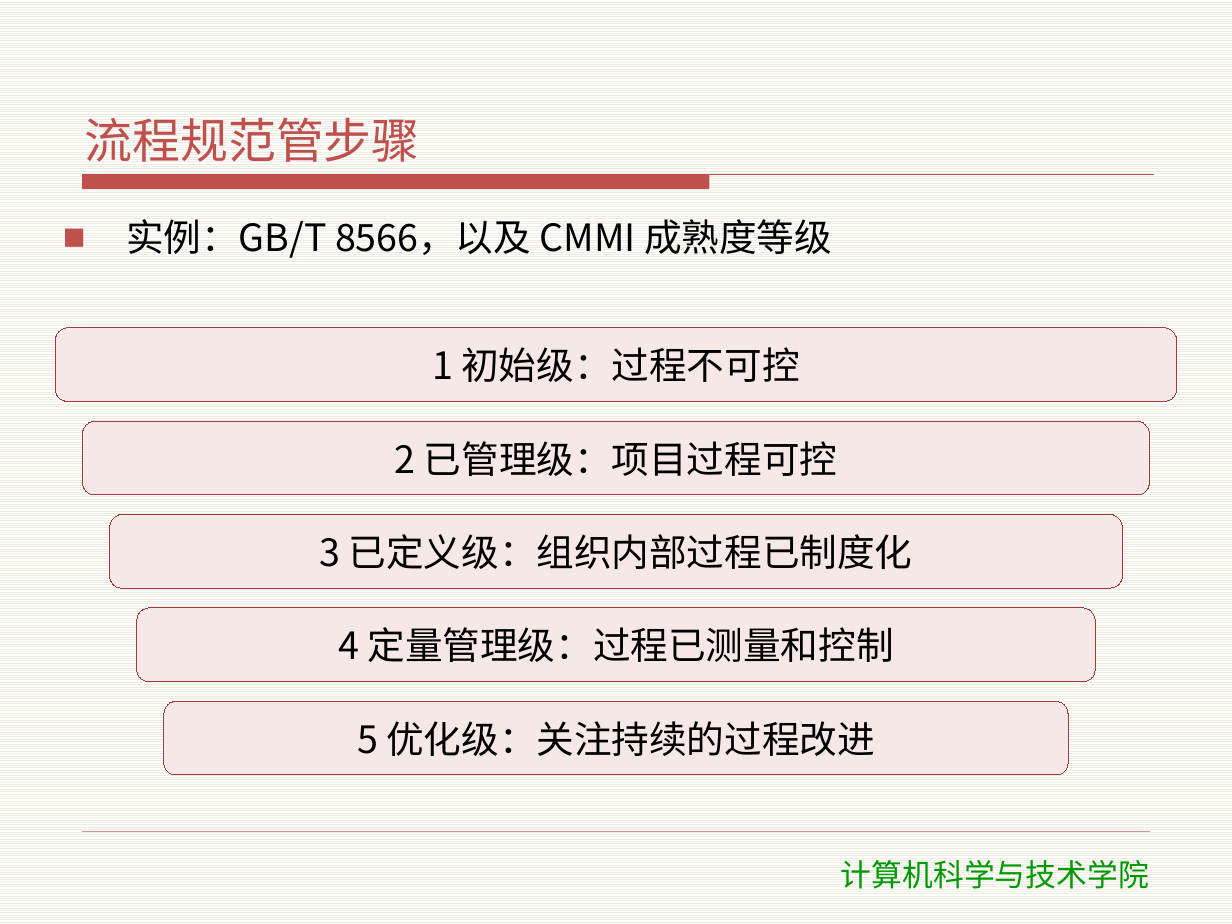
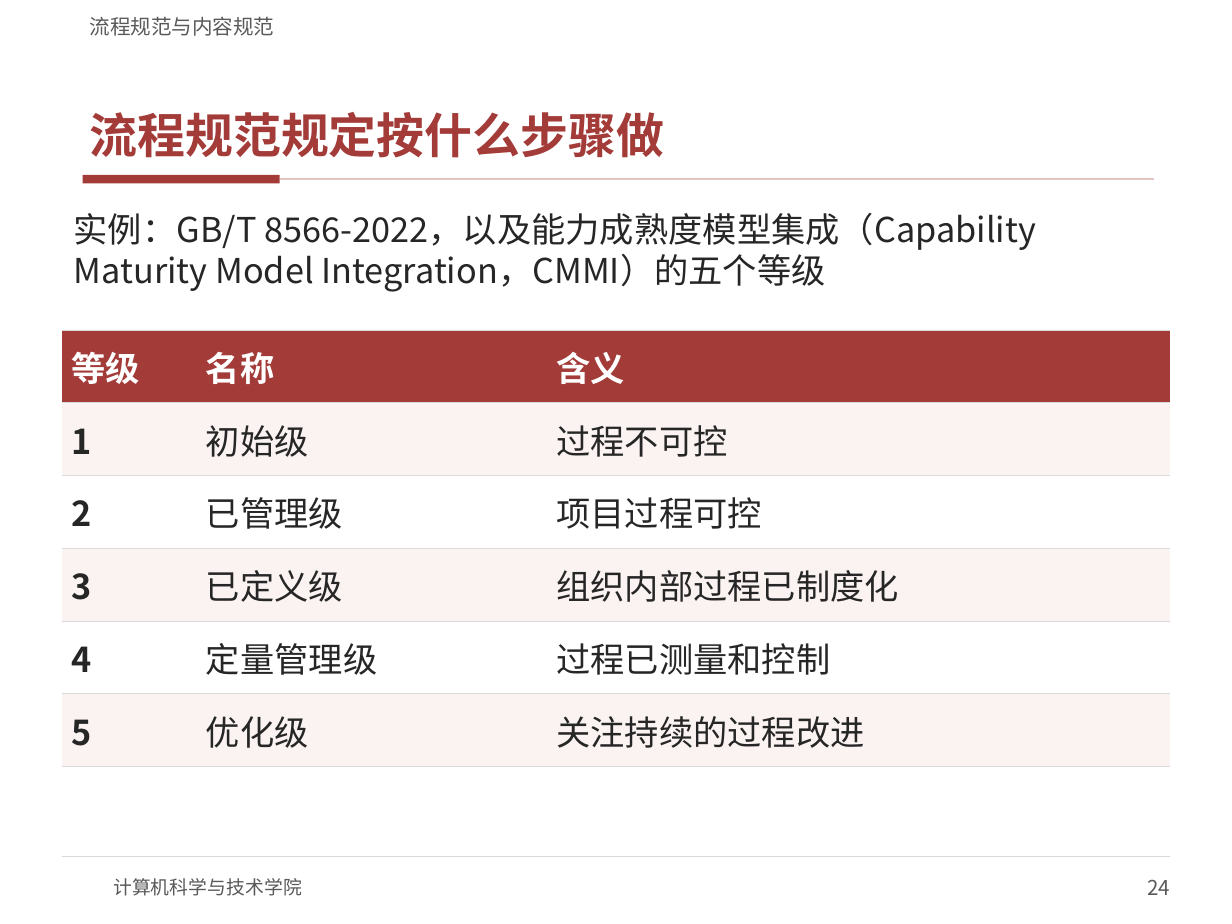
Before and after one commit to meng004/mall, a slide deck: slide 24 of SDC/教学资料/课件/T1-标准与规范.pptx (slide 16 before the commit). Drawn at 1232x924 pixels with LibreOffice and Linux fonts; fonts in the diff are those of the drawing; background and template pictures are left out. Boxes give left, top, right and bottom in pixels: in the first picture for what was removed or moved away, otherwise in the second. Text is boxed around its words. In the diff, an @@ line names an element or a change of style, - is before the commit and + after.

```diff
--- a/SDC/教学资料/课件/T1-标准与规范.pptx
+++ b/SDC/教学资料/课件/T1-标准与规范.pptx
@@ background pattern #EEECE1 on #FFFFFF to #FFFFFF @@
@@ text added at box(90, 17, 275, 36), 12 pt, text #595959 @@
+流程规范与内容规范
@@ title at box(90, 112, 664, 158): text changed; text colour #C0504D to #A33B38; bold on @@
-流程规范管步骤
+流程规范规定按什么步骤做
@@ freeform shape removed at box(83, 175, 1154, 190) @@
@@ rectangle added at box(83, 175, 280, 184), fill #A33B38 @@
@@ line added from (280, 180) to (1154, 180), #E3C4C2 1 pt @@
@@ text at box(74, 213, 1036, 292): text changed; size 22 to 20 pt; text colour #000000 to #262626 @@
-■ 实例：GB/T 8566，以及 CMMI 成熟度等级
+实例：GB/T 8566-2022，以及能力成熟度模型集成（Capability Maturity Model Integration，CMMI）的五个等级
@@ rounded rectangle removed at box(55, 328, 1177, 402) @@
-1 初始级：过程不可控
@@ table added at box(62, 330, 1169, 766), 6 rows, 3 columns @@
+等级 | 名称 | 含义
+1 | 初始级 | 过程不可控
+2 | 已管理级 | 项目过程可控
+3 | 已定义级 | 组织内部过程已制度化
+4 | 定量管理级 | 过程已测量和控制
+5 | 优化级 | 关注持续的过程改进
@@ rounded rectangle removed at box(83, 421, 1149, 495) @@
-2 已管理级：项目过程可控
@@ rounded rectangle removed at box(110, 515, 1122, 589) @@
-3 已定义级：组织内部过程已制度化
@@ rounded rectangle removed at box(137, 607, 1095, 681) @@
-4 定量管理级：过程已测量和控制
@@ rounded rectangle removed at box(164, 701, 1068, 775) @@
-5 优化级：关注持续的过程改进
@@ line moved from (83, 832) - (1149, 832) to (62, 856) - (1170, 856) @@
@@ line (62, 856) - (1170, 856): stroke #C0504D 0.25 pt to #D9D9D9 0.75 pt @@
@@ text "计算机科学与技术学院": place and size @@
-text "计算机科学与技术学院" at box(841, 860, 1149, 889)
+text "计算机科学与技术学院" at box(113, 878, 302, 896)
@@ text "计算机科学与技术学院" at box(113, 878, 302, 896): size 18 to 11 pt, font DejaVu Sans to Noto Sans CJK SC, text colour #009900 to #595959; alignment centre to left; less space between paragraphs; vertical alignment top to middle @@
@@ page number added at box(1148, 879, 1171, 895), 12 pt, text #595959 @@
+24
```
Also in this commit, not shown: 18 other slides changed, 40 slides added, 13 slides removed, 19 other files.
